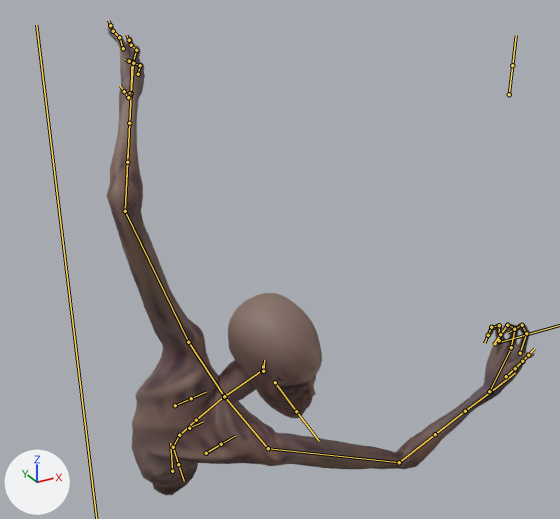
Renders of the FBX model Assets/Assets/Graphics/Animated Characters/Basic Enemy Melee/anim_basicEnemy_melee.fbx from each side of a commit.
Rendered twice from a 50 mm lens placed at (-0.281, -1.318, 1.176), pointed at (0.315, -0.235, 0.634). The lights are fixed; the arrows at lower left show +X, +Y and +Z. Both versions are drawn at frame 29 of the action 'anim_basic_meleeAttack'; the numbers are the values there. The bones that bend it are drawn over the model as lines.
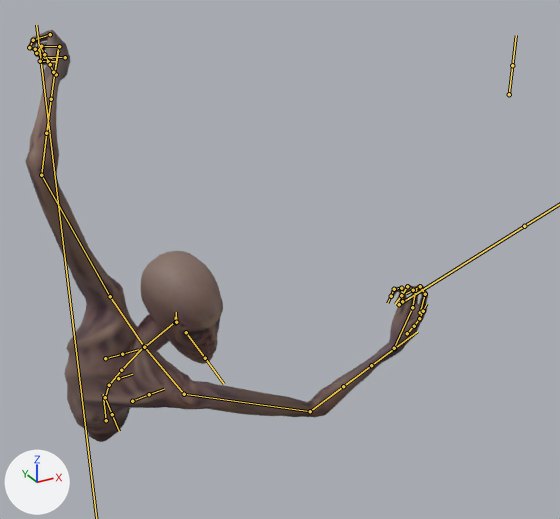
Commit message: Updated basicEnemy_melee attack

Location of each change, [x1, y1, x2, y2] in pixels of the pictures (560 x 519 px):
'polySurface3', posed (6% narrower, 12% shorter)
    before: [106, 24, 535, 495]
    after: [25, 30, 428, 442]
bone 'torso', root to tip
    before: (172, 471) to (170, 443)
    after: (106, 420) to (103, 394)
bone 'l.long_01', root to tip
    before: (133, 62) to (136, 50)
    after: (59, 46) to (41, 46)
bone 'l.long:_02', root to tip
    before: (136, 50) to (131, 45)
    after: (41, 46) to (36, 53)
bone 'l.long_03', root to tip
    before: (131, 45) to (129, 40)
    after: (36, 53) to (44, 56)
bone 'l.index_01', root to tip
    before: (138, 74) to (140, 65)
    after: (65, 57) to (44, 57)
bone 'l.index_02', root to tip
    before: (140, 65) to (133, 63)
    after: (44, 57) to (40, 61)
bone 'l.index_03', root to tip
    before: (133, 63) to (129, 61)
    after: (40, 61) to (48, 61)
bone 'l.thumb_01', root to tip
    before: (129, 93) to (129, 96)
    after: (56, 74) to (53, 72)
bone 'l.thumb_02', root to tip
    before: (129, 96) to (128, 97)
    after: (53, 72) to (50, 64)
bone 'l.thumb_03', root to tip
    before: (128, 97) to (124, 91)
    after: (50, 64) to (44, 54)
bone 'l.ring_01', root to tip
    before: (123, 48) to (119, 37)
    after: (50, 34) to (33, 40)
bone 'l.ring_02', root to tip
    before: (119, 37) to (113, 31)
    after: (33, 40) to (29, 47)
bone 'l.ring_03', root to tip
    before: (113, 31) to (110, 25)
    after: (29, 47) to (35, 49)

Edits to the bpy script that builds the scene:
```text
Change bone_torso:
    where bone_torso = bpy.data.objects['rig_character'].pose.bones['torso']  # child of 'root'
    bone_torso.location: (0.093, -0.275, 0.23) -> (0.036, -0.275, 0.021)
Change bone_l_long_01:
    where bone_l_long_01 = bpy.data.objects['rig_character'].pose.bones['l.long_01']  # child of 'l.hand_fk'
    bone_l_long_01.rotation_quaternion: (0.987, 0.159, 0.0, 0.013) -> (0.895, -0.446, -0.008, 0.011)  # degrees (18, 0, 1) -> degrees (-53, 0, 1)
Change bone_l_long__02:
    where bone_l_long__02 = bpy.data.objects['rig_character'].pose.bones['l.long:_02']  # child of 'l.long_01'
    bone_l_long__02.rotation_quaternion: (0.987, -0.163, 0.0, 0.0) -> (0.707, -0.707, 0.0, 0.0)  # degrees (-19, 0, 0) -> degrees (-90, 0, 0)
Change bone_l_long_03:
    where bone_l_long_03 = bpy.data.objects['rig_character'].pose.bones['l.long_03']  # child of 'l.long:_02'
    bone_l_long_03.rotation_quaternion: (0.989, 0.149, 0.0, 0.0) -> (0.891, -0.454, 0.0, 0.0)  # degrees (17, 0, 0) -> degrees (-54, 0, 0)
Change bone_l_index_01:
    where bone_l_index_01 = bpy.data.objects['rig_character'].pose.bones['l.index_01']  # child of 'l.hand_fk'
    bone_l_index_01.rotation_quaternion: (0.997, 0.074, 0.0, 0.013) -> (0.854, -0.52, -0.008, 0.011)  # degrees (8, 0, 2) -> degrees (-63, 0, 2)
Change bone_l_index_02:
    where bone_l_index_02 = bpy.data.objects['rig_character'].pose.bones['l.index_02']  # child of 'l.index_01'
    bone_l_index_02.rotation_quaternion: (0.994, -0.106, 0.0, 0.0) -> (0.747, -0.665, 0.0, 0.0)  # degrees (-12, 0, 0) -> degrees (-83, 0, 0)
Change bone_l_index_03:
    where bone_l_index_03 = bpy.data.objects['rig_character'].pose.bones['l.index_03']  # child of 'l.index_02'
    bone_l_index_03.rotation_quaternion: (0.997, 0.072, 0.0, 0.0) -> (0.853, -0.522, 0.0, 0.0)  # degrees (8, 0, 0) -> degrees (-63, 0, 0)
Change bone_l_thumb_01:
    where bone_l_thumb_01 = bpy.data.objects['rig_character'].pose.bones['l.thumb_01']  # child of 'l.hand_fk'
    bone_l_thumb_01.rotation_quaternion: (0.998, 0.04, 0.05, 0.006) -> (0.988, -0.144, 0.048, 0.015)  # degrees (5, 6, 1) -> degrees (-16, 6, 1)
Change bone_l_thumb_02:
    where bone_l_thumb_02 = bpy.data.objects['rig_character'].pose.bones['l.thumb_02']  # child of 'l.thumb_01'
    bone_l_thumb_02.rotation_quaternion: (1.0, 0.019, 0.0, 0.0) -> (0.986, -0.165, 0.0, 0.0)  # degrees (2, 0, 0) -> degrees (-19, 0, 0)
Change bone_l_thumb_03:
    where bone_l_thumb_03 = bpy.data.objects['rig_character'].pose.bones['l.thumb_03']  # child of 'l.thumb_02'
    bone_l_thumb_03.rotation_quaternion: (0.931, -0.366, 0.0, 0.0) -> (0.848, -0.531, 0.0, 0.0)  # degrees (-43, 0, 0) -> degrees (-64, 0, 0)
Change bone_l_ring_01:
    where bone_l_ring_01 = bpy.data.objects['rig_character'].pose.bones['l.ring_01']  # child of 'l.hand_fk'
    bone_l_ring_01.rotation_quaternion: (1.0, -0.002, 0.0, 0.014) -> (0.812, -0.583, -0.008, 0.011)  # degrees (0, 0, 2) -> degrees (-71, 0, 2)
Change bone_l_ring_02:
    where bone_l_ring_02 = bpy.data.objects['rig_character'].pose.bones['l.ring_02']  # child of 'l.ring_01'
    bone_l_ring_02.rotation_quaternion: (1.0, -0.02, 0.0, 0.0) -> (0.801, -0.599, 0.0, 0.0)  # degrees (-2, 0, 0) -> degrees (-74, 0, 0)
Change bone_l_ring_03:
    where bone_l_ring_03 = bpy.data.objects['rig_character'].pose.bones['l.ring_03']  # child of 'l.ring_02'
    bone_l_ring_03.rotation_quaternion: (0.985, 0.174, 0.0, 0.0) -> (0.902, -0.432, 0.0, 0.0)  # degrees (20, 0, 0) -> degrees (-51, 0, 0)
```
